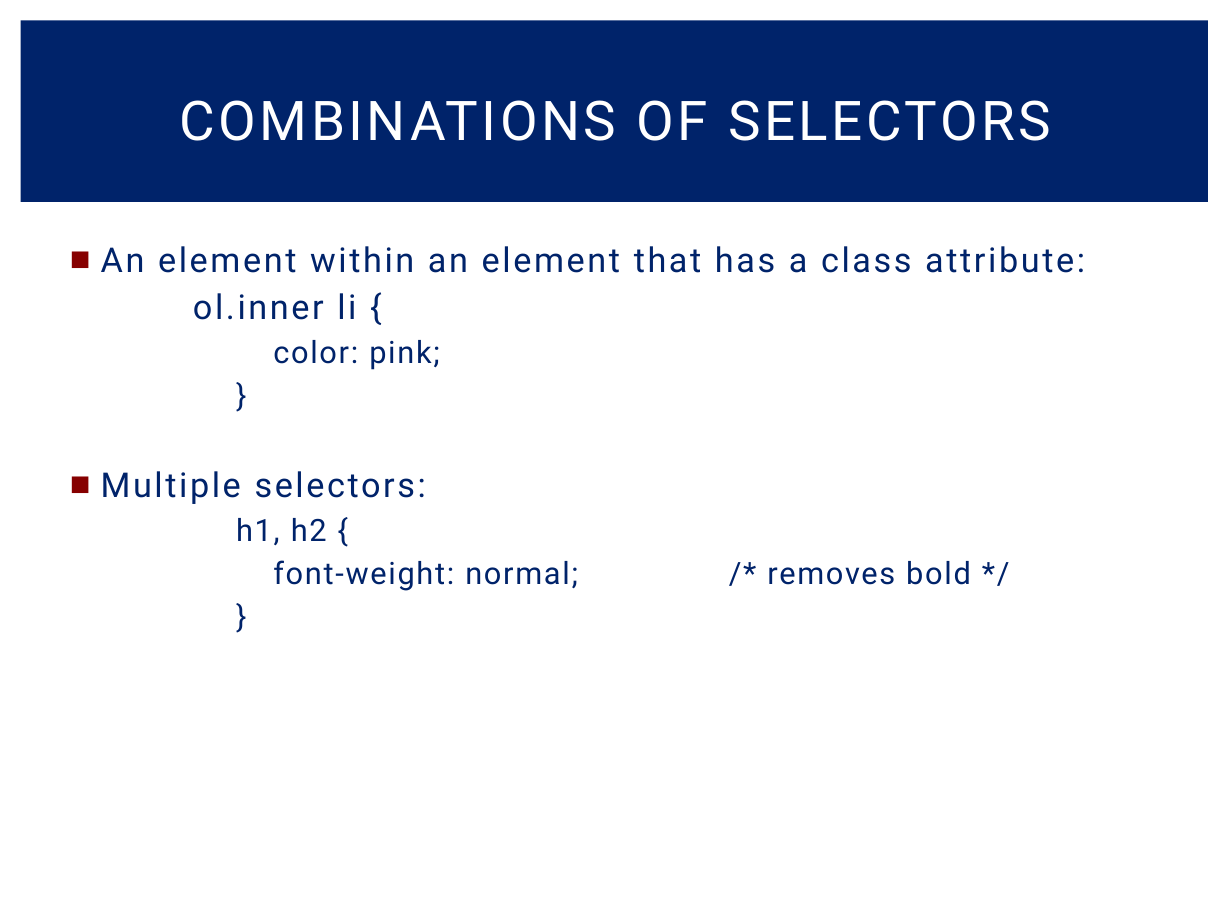
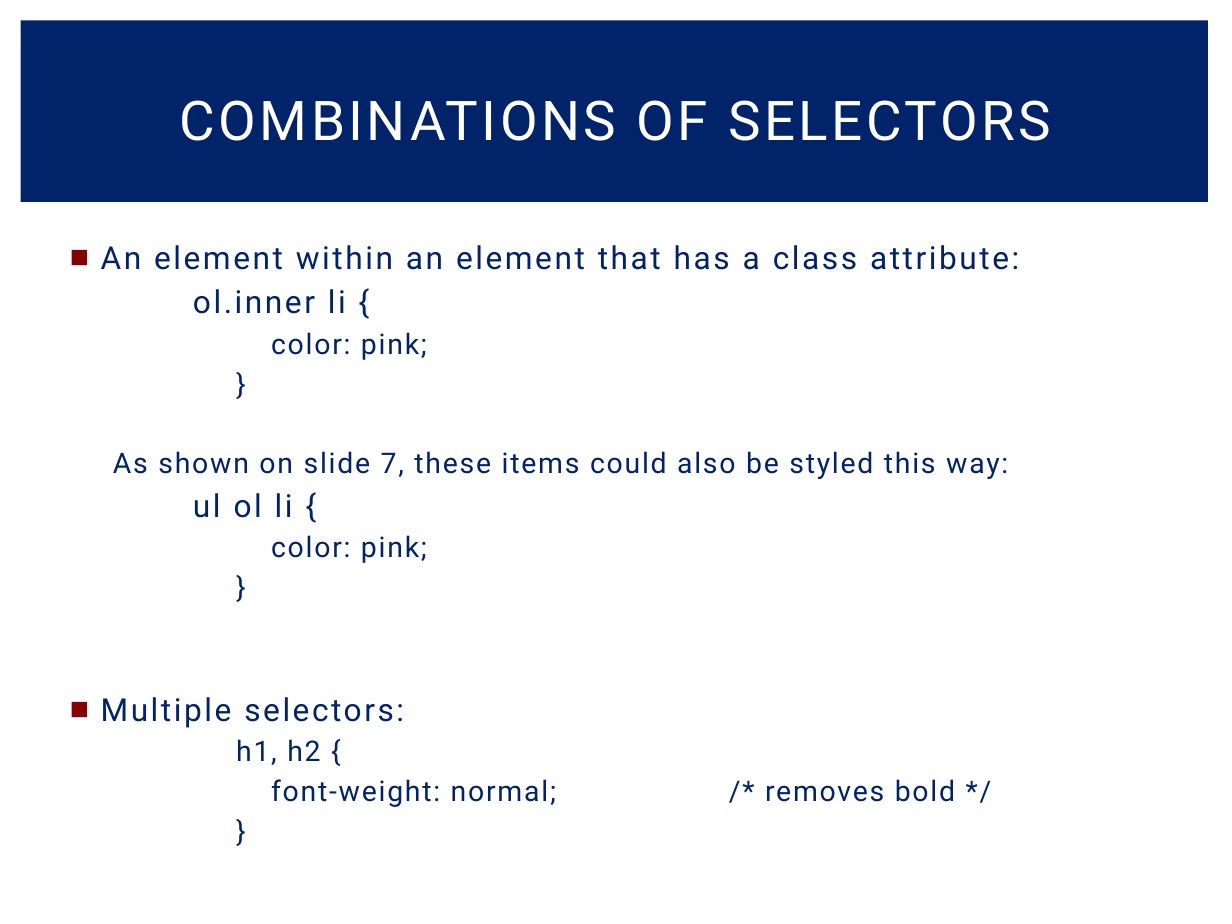
Before and after one commit to ChronoAnomaly/CS-2800, a slide deck: slide 10 of Stylng with CSS.pptx. Drawn at 1232x924 pixels with LibreOffice and Linux fonts; fonts in the diff are those of the drawing. Boxes give left, top, right and bottom in pixels: in the first picture for what was removed or moved away, otherwise in the second. Text is boxed around its words. In the diff, an @@ line names an element or a change of style, - is before the commit and + after.

```diff
--- a/Stylng with CSS.pptx
+++ b/Stylng with CSS.pptx
@@ text at [101,245,1019,807]: size 20 to 18.5 pt in "An element within an element that has ...", "ol.inner li {", "Multiple selectors:"; size 18 to 16.6 pt in "color: pink;", "}", "h1, h2 {", "font-weight: normal; /* removes bold */" and 1 more places @@
@@ text at [113,332,1008,518]: paragraphs added @@
+  color: pink;
+  }
+  As shown on slide 7, these items could also be styled this way:
+ul ol li {
```
Also in this commit, not shown: 5 other slides changed, 2 other files.
